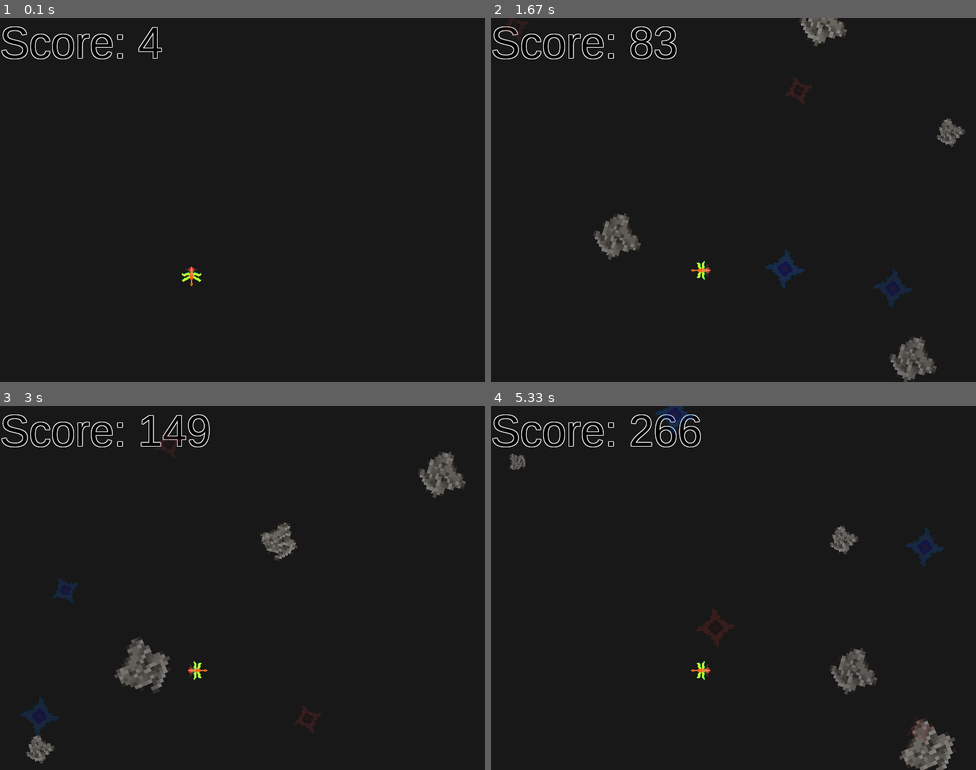
Above: before the commit, frames 1-4 (two rows, left to right).
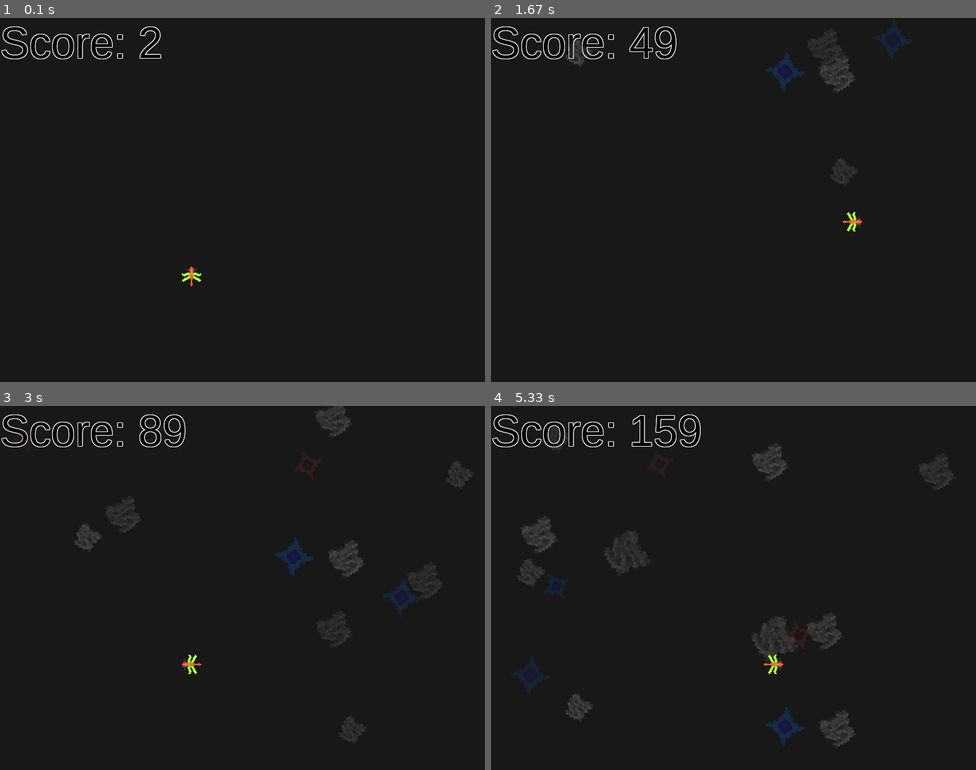
Above: after the commit, the same moments.

Repository: bpurkuti/Acrid-Dragonfly
Game: pygame game, started from main.py
Same seed, same stepped clock (60 frames per second), same inputs: the game is played once before the commit and once after it.
Inputs:
- Up to frame 1 (0.1 s): no input
- Up to frame 2 (1.67 s): hold Right 0.33-0.8 s; hold Up 0.83-1.13 s; hold D 1.17-1.63 s
- Up to frame 3 (3 s): hold Left 1.67-2.2 s; hold S 2.23-2.53 s; hold Left 2.57-2.97 s
- Up to frame 4 (5.33 s): hold W 3-3.37 s; hold Right 3.4-4.03 s; hold S 4.07-4.43 s; hold Left 4.47-4.93 s; hold D from 4.97 s (still down)

The runs differ from the first frame. In frame 1, 0.1% of the frame differs, in the area x 28-34%, y 2-12%; in frame 2, 4.5%; in frame 3, 5.2%; in frame 4, 6.2%, in the area x 3-96%, y 0-100%.

Commit message:
Auto stash before rebase of "origin/master"
fixed keypress

Diff:
--- a/character.py
+++ b/character.py
@@ -3,10 +3,10 @@
 import os
 
 #loading player sprites
-rightSprite = [pygame.image.load('Game Sprites/right1.png'), pygame.image.load('Game Sprites/right2.png'), pygame.image.load('Game Sprites/right3.png'),pygame.image.load('Game Sprites/right2.png'),pygame.image.load('Game Sprites/right1.png')]
-leftSprite = [pygame.image.load('Game Sprites/left1.png'), pygame.image.load('Game Sprites/left2.png'), pygame.image.load('Game Sprites/left3.png'),pygame.image.load('Game Sprites/left2.png'),pygame.image.load('Game Sprites/left1.png')]
-upSprite= [pygame.image.load('Game Sprites/up1.png'), pygame.image.load('Game Sprites/up2.png'), pygame.image.load('Game Sprites/up3.png'),pygame.image.load('Game Sprites/up2.png'),pygame.image.load('Game Sprites/up1.png')]
-downSprite= [pygame.image.load('Game Sprites/down1.png'), pygame.image.load('Game Sprites/down2.png'), pygame.image.load('Game Sprites/down3.png'),pygame.image.load('Game Sprites/down2.png'),pygame.image.load('Game Sprites/down1.png')]
+rightSprite = [pygame.image.load('gameSprites/right1.png'), pygame.image.load('gameSprites/right2.png'), pygame.image.load('gameSprites/right3.png'),pygame.image.load('gameSprites/right2.png'),pygame.image.load('gameSprites/right1.png')]
+leftSprite = [pygame.image.load('gameSprites/left1.png'), pygame.image.load('gameSprites/left2.png'), pygame.image.load('gameSprites/left3.png'),pygame.image.load('gameSprites/left2.png'),pygame.image.load('gameSprites/left1.png')]
+upSprite= [pygame.image.load('gameSprites/up1.png'), pygame.image.load('gameSprites/up2.png'), pygame.image.load('gameSprites/up3.png'),pygame.image.load('gameSprites/up2.png'),pygame.image.load('gameSprites/up1.png')]
+downSprite= [pygame.image.load('gameSprites/down1.png'), pygame.image.load('gameSprites/down2.png'), pygame.image.load('gameSprites/down3.png'),pygame.image.load('gameSprites/down2.png'),pygame.image.load('gameSprites/down1.png')]
 stillFrame=pygame.image.load('up1.png')
 
 clock=pygame.time.Clock()
@@ -23,21 +23,25 @@
         self.up = False
         self.down = False
         self.keys= pygame.key.get_pressed()
+        self.spriteLoop = 0
 
         #man=player(300,410,64,64)
     def draw(self,win):
+
+        self.spriteLoop = (self.spriteLoop + 1) % 5
+
         if self.left:
-            win.blit(leftSprite[1], (self.x,self.y)) #integer divison
+            win.blit(leftSprite[self.spriteLoop], (self.x,self.y)) #integer divison
 
 
         if self.right:
-            win.blit(rightSprite[1], (self.x,self.y))
+            win.blit(rightSprite[self.spriteLoop], (self.x,self.y))
 
         if self.up:
-            win.blit(upSprite[4], (self.x,self.y))
+            win.blit(upSprite[self.spriteLoop], (self.x,self.y))
 
         if self.down:
-            win.blit(downSprite[1], (self.x,self.y))
+            win.blit(downSprite[self.spriteLoop], (self.x,self.y))
 
         if self.left==False and self.right==False and self.up==False and self.down==False:
             win.blit(stillFrame, (self.x,self.y))
--- a/imageSpaceBackground.py
+++ b/imageSpaceBackground.py
@@ -14,7 +14,7 @@
 ASSETS['images']['stars']['trans'] = []
 
 ASSETS['images']['asteroids']['raw'] = [pygame.image.load('asteroid.bmp')]
-ASSETS['images']['asteroids']['sizes'] = ((16, 16), (24, 24), (32, 32), (40, 40), (48, 48))
+ASSETS['images']['asteroids']['sizes'] = ((16, 16), (24, 24), (32, 32), (40, 40))
 ASSETS['images']['asteroids']['trans'] = []
 
 for raw_image in ASSETS['images']['stars']['raw']:
@@ -91,12 +91,12 @@
         self.starCount = 30
 
         # velocity range of items
-        self.velAsteroidBound = (6, 9)
-        self.velStarBound = (3, 6)
+        self.velAsteroidBound = (2,4)
+        self.velStarBound = (2,4)
 
         # opacity range of items
-        self.opAsteroidBound = (100, 120)
-        self.opStarBound = (40, 60)
+        self.opAsteroidBound = (30, 50)
+        self.opStarBound = (30, 50)
 
         # limit respawn of items
         self.asteroidAddWait = 10
--- a/main.py
+++ b/main.py
@@ -31,7 +31,7 @@
 running = True
 while running:
     #FPS
-    clock.tick(50)
+    clock.tick(30)
 
     screen.fill((24,24,24))
 
@@ -44,36 +44,39 @@
     #drawing player
     p1.draw(screen)
 
+    keys= pygame.key.get_pressed()
+
+    #Escape to exit
+    if keys[pygame.K_ESCAPE]:
+        running = False
+    #PlayerMovements + Boundaries: Right, Left, Up, and Down
+    if (keys[pygame.K_d] or keys[pygame.K_RIGHT]):
+        if p1.x<=winX - p1.width - p1.vel:
+            p1.moveRight()
+            print ("R")
+
+    elif (keys[pygame.K_a] or keys[pygame.K_LEFT]):
+        if p1.x>=p1.vel:
+            p1.moveLeft()
+            print ("L")
+
+    elif (keys[pygame.K_w] or keys[pygame.K_UP]):
+        if p1.y>=p1.vel:
+            p1.moveUp()
+            print ("U")
+
+    elif (keys[pygame.K_s] or keys[pygame.K_DOWN]):
+        if p1.y<=winY - p1.height - p1.vel:
+            p1.moveDown()
+            print ("D")
+    else:
+        print ("still")
+
     for event in pygame.event.get():
         if event.type == pygame.QUIT:
             running = False
 
-        keys= pygame.key.get_pressed()
-        #Escape to exit
-        if keys[pygame.K_ESCAPE]:
-            running = False
-        #PlayerMovements + Boundaries: Right, Left, Up, and Down
-        if (keys[pygame.K_d] or keys[pygame.K_RIGHT]):
-            if p1.x<=winX - p1.width - p1.vel:
-                p1.moveRight()
-                print ("R")
 
-        elif (keys[pygame.K_a] or keys[pygame.K_LEFT]):
-            if p1.x>=p1.vel:
-                p1.moveLeft()
-                print ("L")
-
-        elif (keys[pygame.K_w] or keys[pygame.K_UP]):
-            if p1.y>=p1.vel:
-                p1.moveUp()
-                print ("U")
-
-        elif (keys[pygame.K_s] or keys[pygame.K_DOWN]):
-            if p1.y<=winY - p1.height - p1.vel:
-                p1.moveDown()
-                print ("D")
-        else:
-            print ("still")
 
     pygame.display.flip()
 
Renamed: Game sprites/En/space piret.png -> gameSprites/En/space piret.png
Renamed: Game sprites/Fire.png -> gameSprites/Fire.png
Renamed: Game sprites/Starr.png -> gameSprites/Starr.png
Renamed: Game sprites/asteroid. 1 16x16.png -> gameSprites/asteroid. 1 16x16.png
Renamed: Game sprites/asteroid. 1 24x24 .png -> gameSprites/asteroid. 1 24x24 .png
Renamed: Game sprites/asteroid. 2 16x16 .png -> gameSprites/asteroid. 2 16x16 .png
Binary file added: gameSprites/asteroid.bmp
Binary file added: gameSprites/asteroid.png
Renamed: Game sprites/down1.png -> gameSprites/down1.png
Renamed: Game sprites/down2.png -> gameSprites/down2.png
Renamed: Game sprites/down3.png -> gameSprites/down3.png
Renamed: Game sprites/left1.png -> gameSprites/left1.png
(and 10 more such lines)
